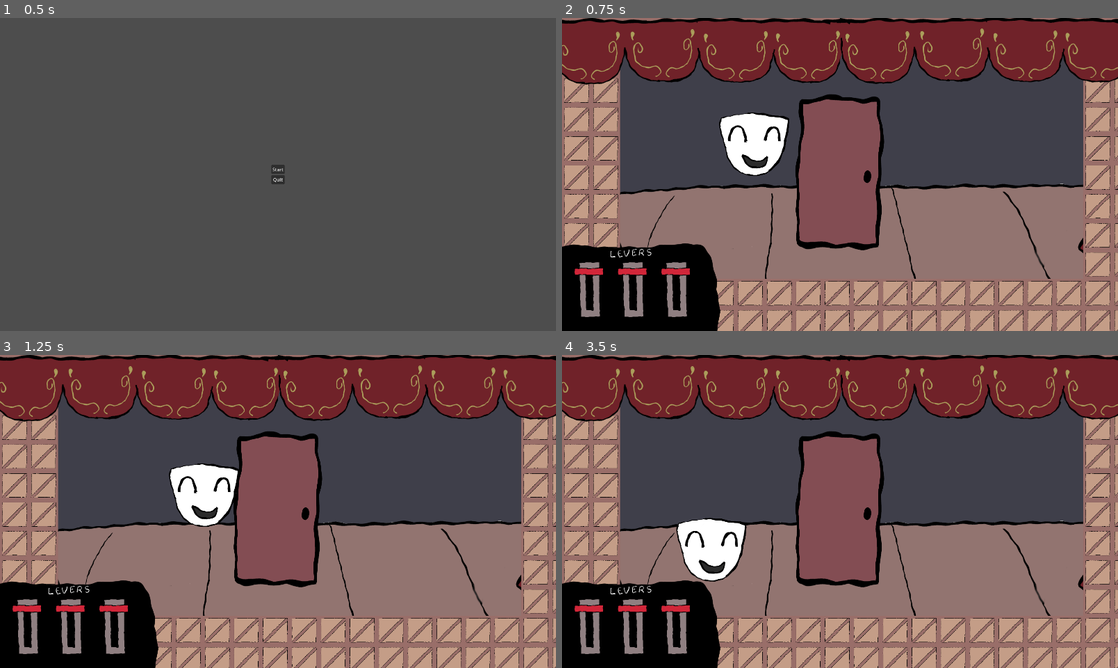
Above: before the commit, frames 1-4 (two rows, left to right).
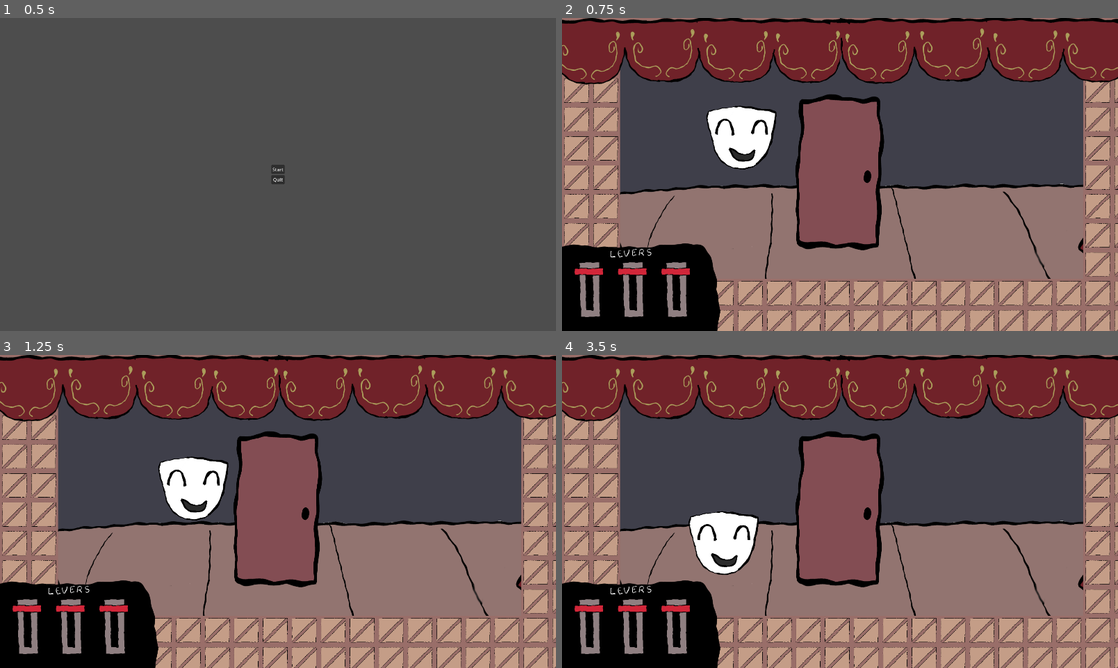
Above: after the commit, the same moments.

Repository: razzius/Masks2026
Game: Godot game, scene res://scenes/title_screen.tscn
The game is run twice, just before and just after one commit, with the same random seed, the same clock (stepped at 60 frames per second) and the same inputs.
Inputs:
- Up to frame 1 (0.5 s): no input
- Up to frame 2 (0.75 s): click "Start" at 0.5 s
- Up to frame 3 (1.25 s): no input
- Up to frame 4 (3.5 s): tap Enter (ui_accept) at 1.25, 1.52, 2.27 s; hold Right (Right) 1.28-2.03 s; hold Left (ui_left) 2.03-2.78 s; hold Right (Right) from 2.78 s (still down)

Frame 1 is identical in both runs. In frame 2, 1.6% of the frame differs, in the area x 26-41%, y 28-51%; in frame 3, 1.5%; in frame 4, 1.7%, in the area x 20-36%, y 49-73%.

Commit message:
Add physics to tiles

Diff:
--- a/scenes/Stages/Stage1.tscn
+++ b/scenes/Stages/Stage1.tscn
@@ -7,13 +7,20 @@
 [ext_resource type="Texture2D" uid="uid://ccmtugp310psl" path="res://art/banner.png" id="5_50gbc"]
 [ext_resource type="Texture2D" uid="uid://bugj6khui5mdv" path="res://art/theatre.png" id="6_16pka"]
 
+[sub_resource type="PhysicsMaterial" id="PhysicsMaterial_16pka"]
+friction = 0.0
+bounce = 1.0
+
 [sub_resource type="TileSetAtlasSource" id="TileSetAtlasSource_16pka"]
 texture = ExtResource("2_16pka")
 texture_region_size = Vector2i(1000, 1000)
 0:0/0 = 0
+0:0/0/physics_layer_0/polygon_0/points = PackedVector2Array(-500, -500, 500, -500, 500, 500, -500, 500)
 
 [sub_resource type="TileSet" id="TileSet_f1ilw"]
 tile_size = Vector2i(1000, 1000)
+physics_layer_0/collision_layer = 1
+physics_layer_0/physics_material = SubResource("PhysicsMaterial_16pka")
 sources/0 = SubResource("TileSetAtlasSource_16pka")
 
 [node name="Stage1" type="Node2D" unique_id=253650236]
@@ -28,7 +35,7 @@
 tile_set = SubResource("TileSet_f1ilw")
 
 [node name="Mask" parent="." unique_id=1359150612 instance=ExtResource("3_q4r7y")]
-position = Vector2(648, 420)
+position = Vector2(604, 397)
 
 [node name="UI" parent="." unique_id=1760316433 instance=ExtResource("4_bl4ac")]
 
